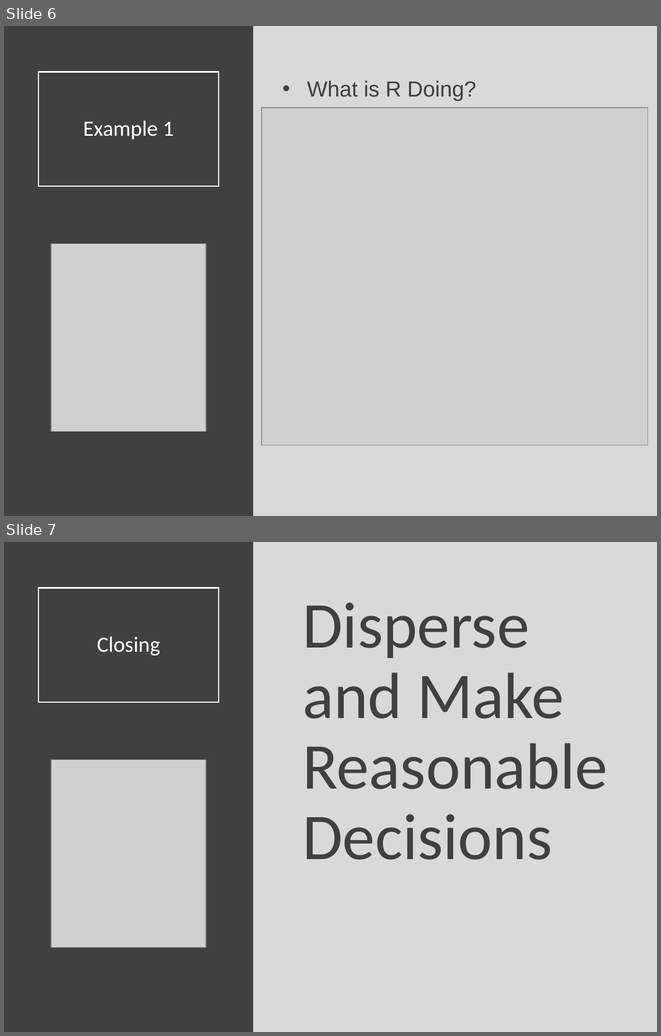
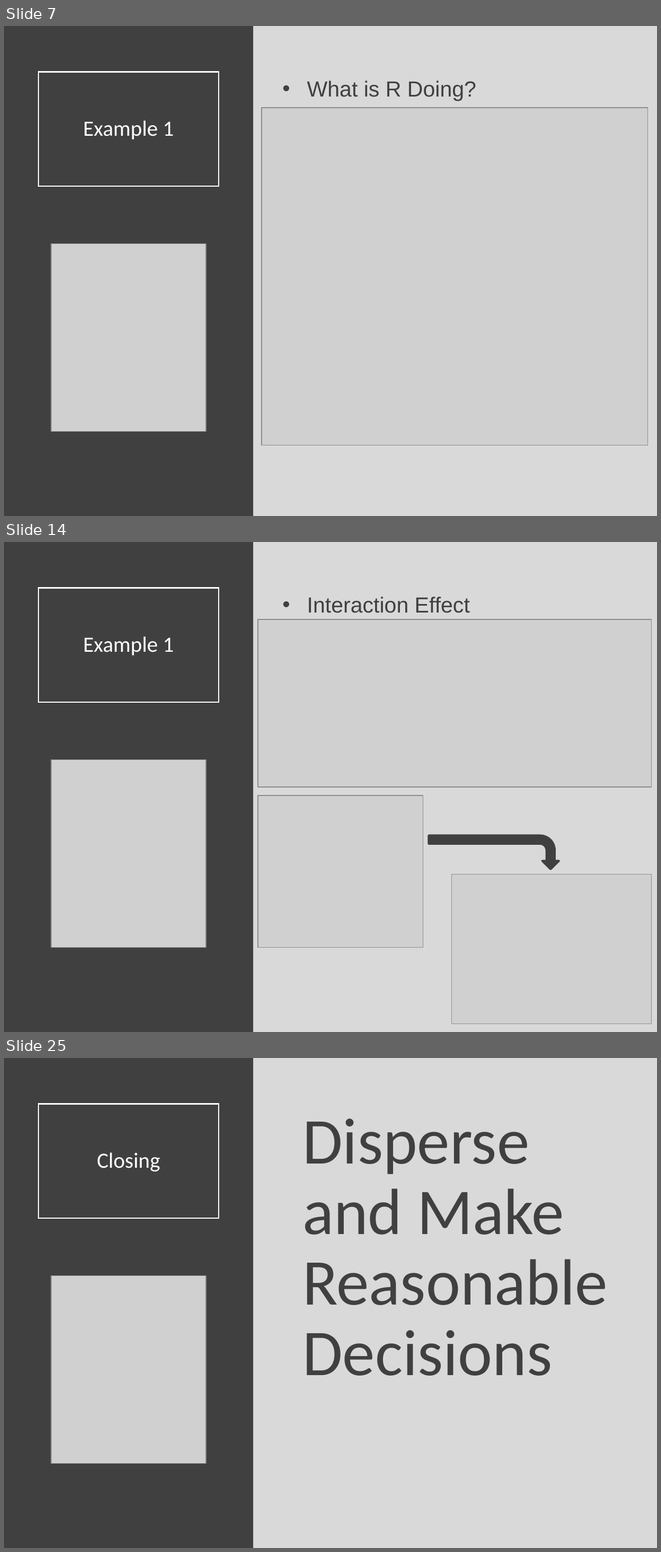
Before and after one commit to Yixf-Self/STOR320_WEBSITE, a slide deck: Lecture/Lecture 27/Lecture 27.pptx. Shown one above the other, each under a label of ours: slides 6 and 7 before the commit, slides 7, 14 and 25 after it; the slides between them are not shown. The pictures are 661x1036 and 661x1552 pixels, drawn with LibreOffice and Linux fonts; fonts in the diff are those of the drawing; grey boxes stand for pictures. Boxes give left, top, right and bottom in pixels: in the first picture for what was removed or moved away, otherwise in the second. Text is boxed around its words. In the diff, an @@ line names an element or a change of style, - is before the commit and + after.

```diff
--- a/Lecture/Lecture 27/Lecture 27.pptx
+++ b/Lecture/Lecture 27/Lecture 27.pptx
@@ slide 14 added at (4, 542, 657, 1032), background #D9D9D9 @@
@@ rectangle added at (4, 542, 254, 1032), fill #404040 @@
@@ title added at (38, 588, 219, 702), outline #FFFFFF 1.5 pt, 24 pt, text #FFFFFF @@
+Example 1
@@ text added at (307, 597, 470, 613), 24 pt, text #404040 @@
+• Interaction Effect
@@ picture added at (258, 620, 652, 787) @@
@@ picture added at (51, 759, 206, 947) @@
@@ picture added at (258, 795, 423, 947) @@
@@ bent arrow added at (429, 835, 559, 869), fill #404040, outline #404040 2 pt @@
@@ picture added at (451, 874, 651, 1023) @@
@@ what was slide 6 is now slide 7 @@
@@ what was slide 7 is now slide 25 @@
```
Also in this commit, not shown: 1 slide changed, 17 other slides added, 5 other files.
